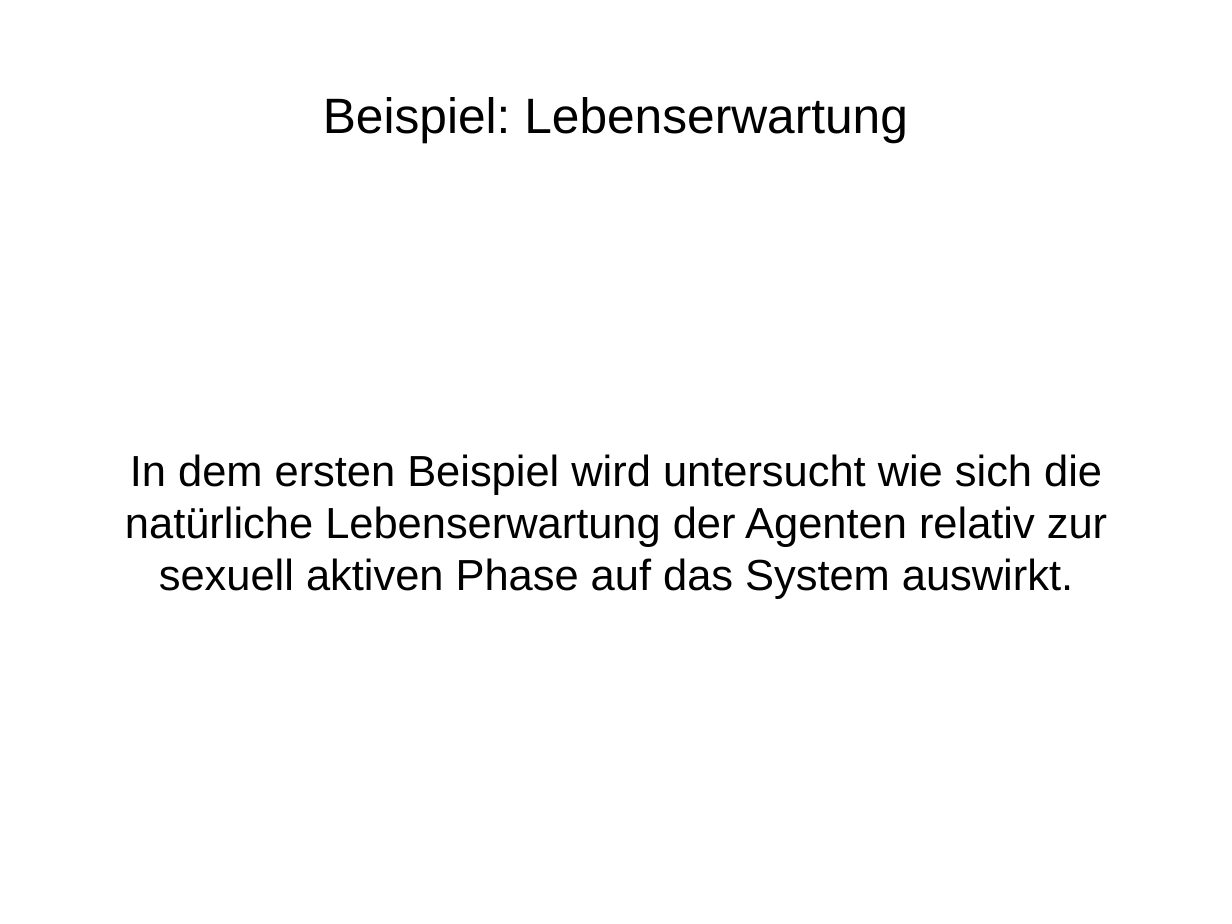
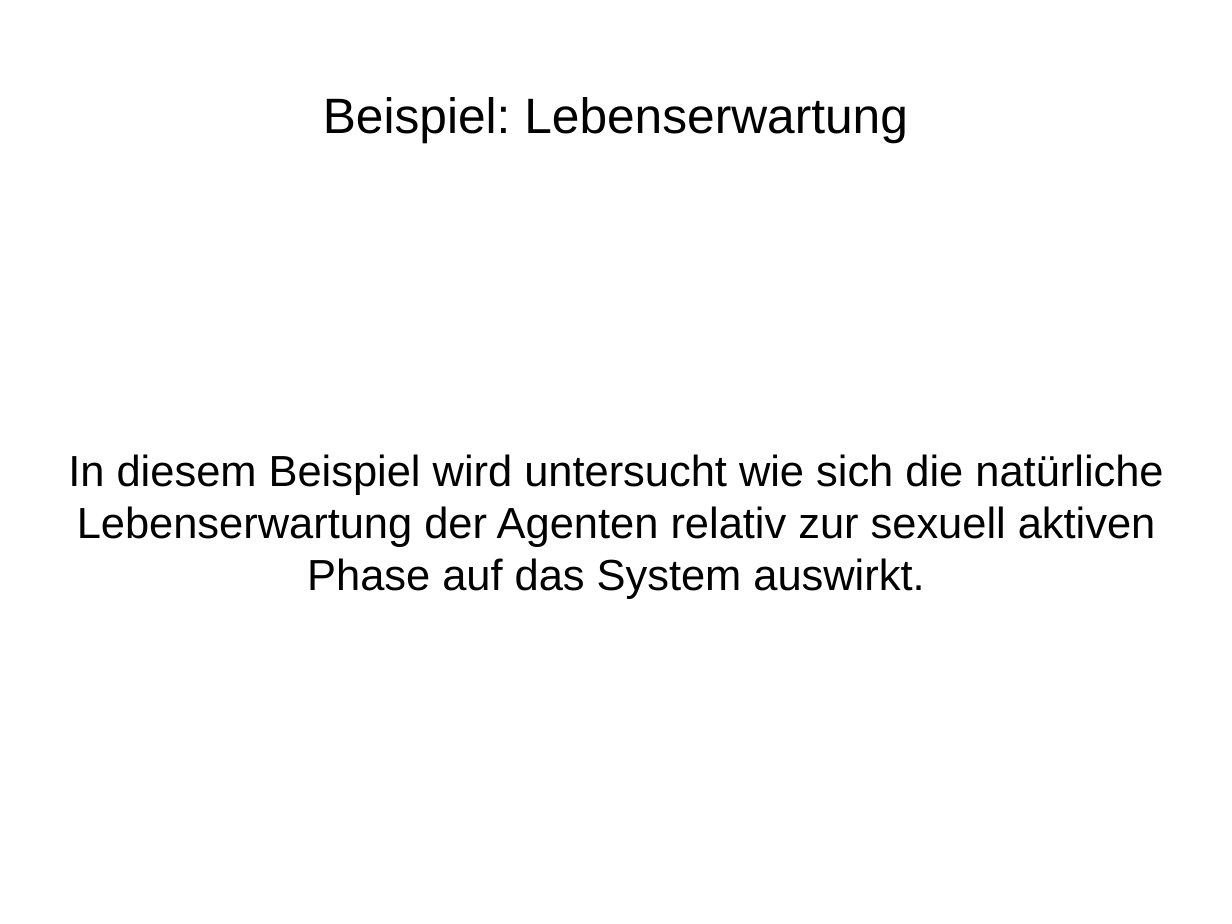
Before and after one commit to wsmirnow/Sugarscape, a slide deck: slide 17 of Presentation/Presentation.odp. Drawn at 1232x924 pixels with LibreOffice and Linux fonts; fonts in the diff are those of the drawing. Boxes give left, top, right and bottom in pixels: in the first picture for what was removed or moved away, otherwise in the second. Text is boxed around its words. In the diff, an @@ line names an element or a change of style, - is before the commit and + after.

Commit message:
presentation

```diff
--- a/Presentation/Presentation.odp
+++ b/Presentation/Presentation.odp
@@ subtitle at box(68, 454, 1163, 599): text changed @@
-In dem ersten Beispiel wird untersucht wie sich die natürliche Lebenserwartung der Agenten relativ zur sexuell aktiven Phase auf das System auswirkt.
+In diesem Beispiel wird untersucht wie sich die natürliche Lebenserwartung der Agenten relativ zur sexuell aktiven Phase auf das System auswirkt.
```
Also in this commit, not shown: 2 other slides changed, 1 other file.
